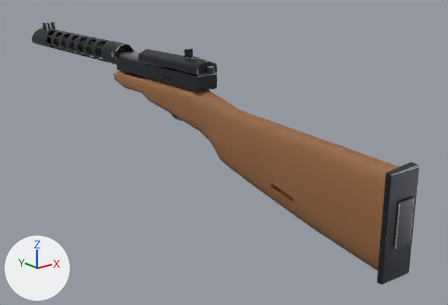
An edit to the glTF model assets/models/guns/ppsh.glb, drawn before and after from the same camera.
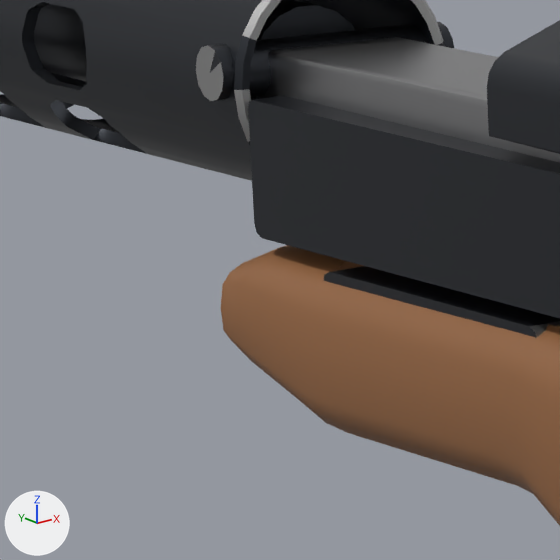
Each version appears first whole from a 50 mm camera at (-0.4847, -0.6518, 0.1959) aimed at (0.0668, 0.0375, -0.0798), and next in a close-up on the part from 21% to 32% of the width and 16% to 33% of the height. Arrows for +X, +Y and +Z are at lower left; the lights stay in place. The last two pictures show the newer version. Vertices at exactly the same position are counted once.

Script lines for the objects in view, before the commit:
```python
me_bolt = bpy.data.meshes.new('bolt')
me_bolt.from_pydata(...)  # 150 vertices, 288 faces; spans x -0.0125..0.0475, y -0.02..0.105, z -0.016..0.006
me_bolt.materials.append(mat_steel)  # grey #adadaf
me_static = bpy.data.meshes.new('static')
me_static.from_pydata(...)  # 5070 vertices, 10234 faces; spans x -0.022..0.022, y -0.327..0.54, z -0.113..0.081
# faces by material slot: [4455, 5009, 770]
me_static.materials.append(mat_wood)  # brown #95653f
me_static.materials.append(mat_blued)  # dark grey #3f4248
me_static.materials.append(mat_worn)  # grey #bcbcbc
ob_bolt = bpy.data.objects.new('bolt', me_bolt)
ob_bolt.location = (0.0, 0.1, 0.052)
ob_static = bpy.data.objects.new('static', me_static)
ob_static.location = (0.0, 0.0, 0.0)
```
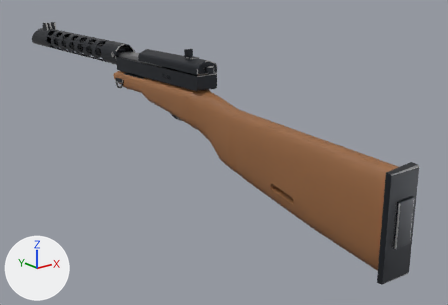
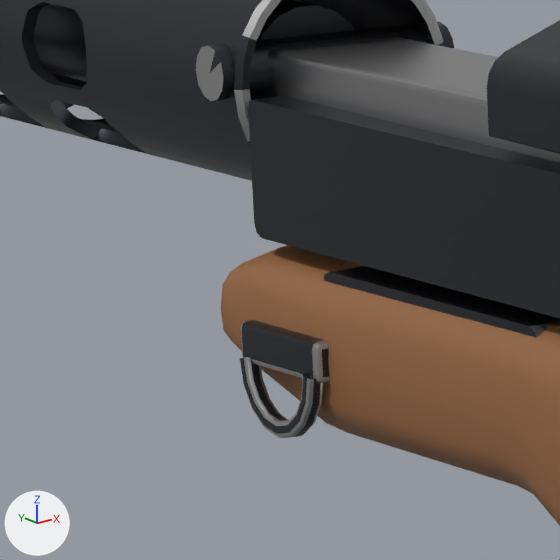
What differs and where, as boxes [x1, y1, x2, y2] in the close-ups (560 x 560 px):
part 1 of me_static, added
    after: [240, 357, 323, 438]
part 2 of me_static, added
    after: [241, 320, 329, 383]

Edits to the bpy script that builds the scene:
```text
Change me_static:
    used by ob_static; location = (0.0, 0.0, 0.0)
    remove me_static.from_pydata(...)  # 5070 vertices, 10234 faces; spans x -0.022..0.022, y -0.327..0.54, z -0.113..0.081
    add me_static.from_pydata(...)  # 5234 vertices, 10554 faces; spans x -0.022..0.022, y -0.327..0.54, z -0.113..0.081
    me_static part 1: a new loose piece of 108 vertices spanning x -0.022..-0.02, y 0.175..0.195, z 0.005..0.015
    me_static part 2: a new loose piece of 56 vertices spanning x -0.022..-0.018, y 0.174..0.196, z 0.014..0.02
    other edits to the shape of me_static do not show in these pictures
```
